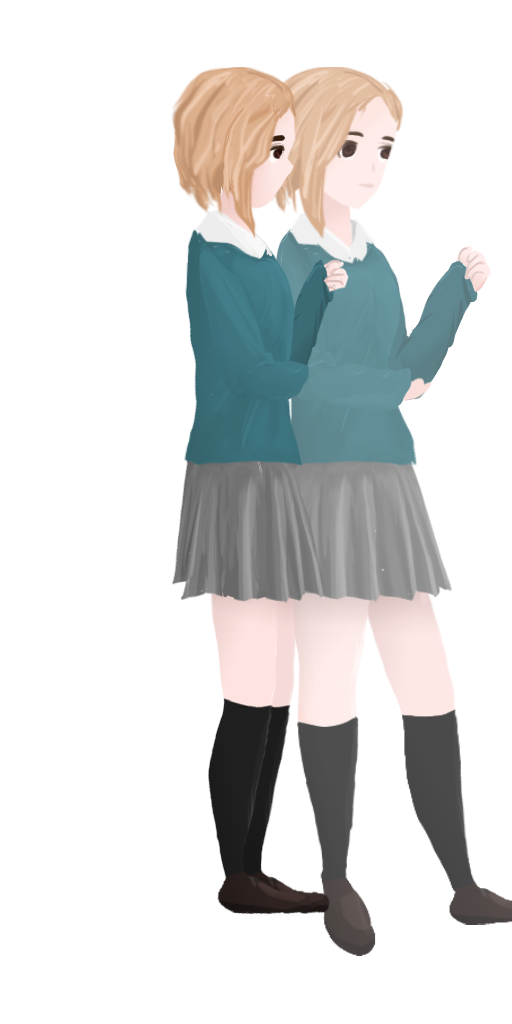
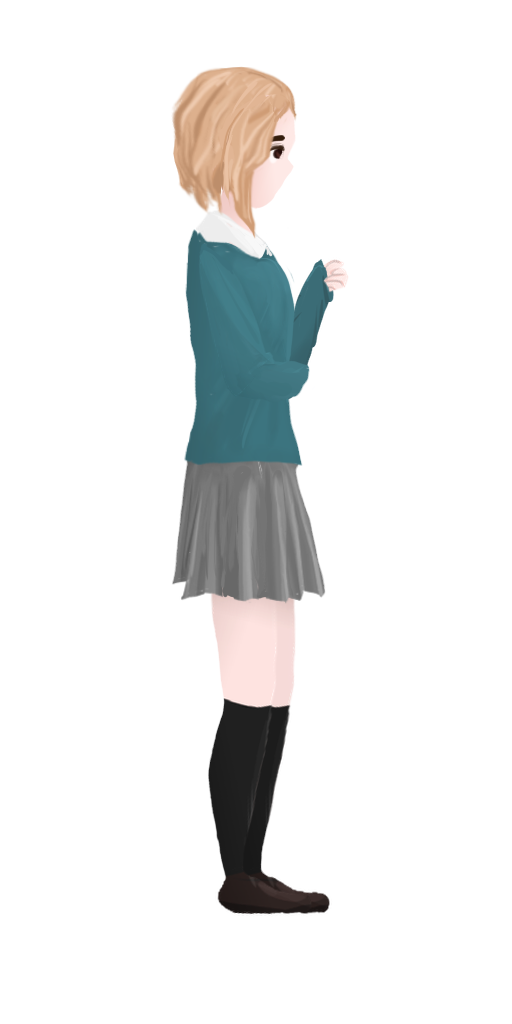
Before/after of a 512 × 1024 layered artwork. What changed in the layer stack:
painted on "arm_right" over [271, 149, 433, 533]
painted on "hair_front" over [271, 67, 391, 341]
added layer "eye" (1st of 2, in (unnamed layer) › "FACE") in group "FACE" over [271, 67, 403, 256]
renamed "EYE" to "eye_group", hid the group it (3 layers) over [271, 83, 378, 216]
painted on "head" over [271, 67, 386, 256]
painted on "shirt" over [271, 147, 386, 595]
removed layer "hand_left" from group (unnamed layer) over [276, 227, 407, 355]
painted on "arm_left" over [276, 204, 422, 460]
painted on "leg_right" over [293, 445, 356, 956]
painted on "leg_left" over [293, 445, 374, 956]
hid "C", painted on it over [271, 67, 512, 956]
